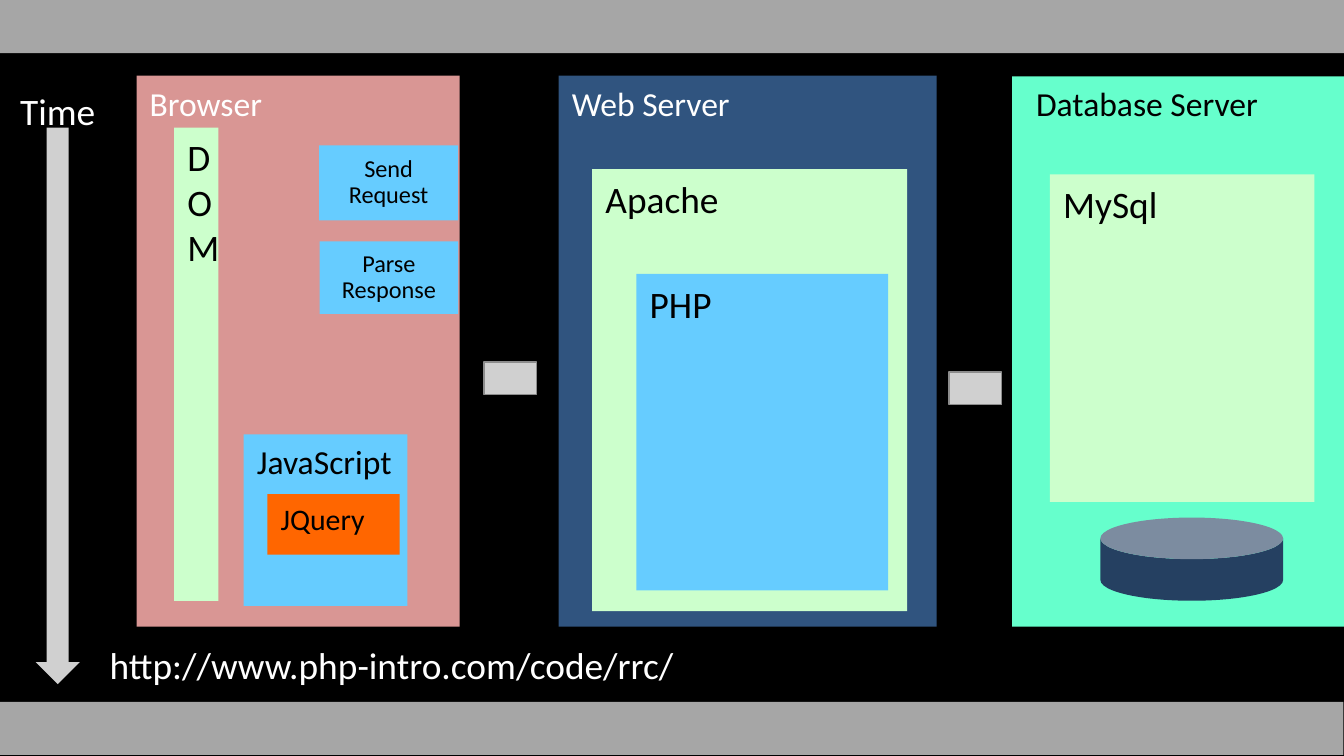
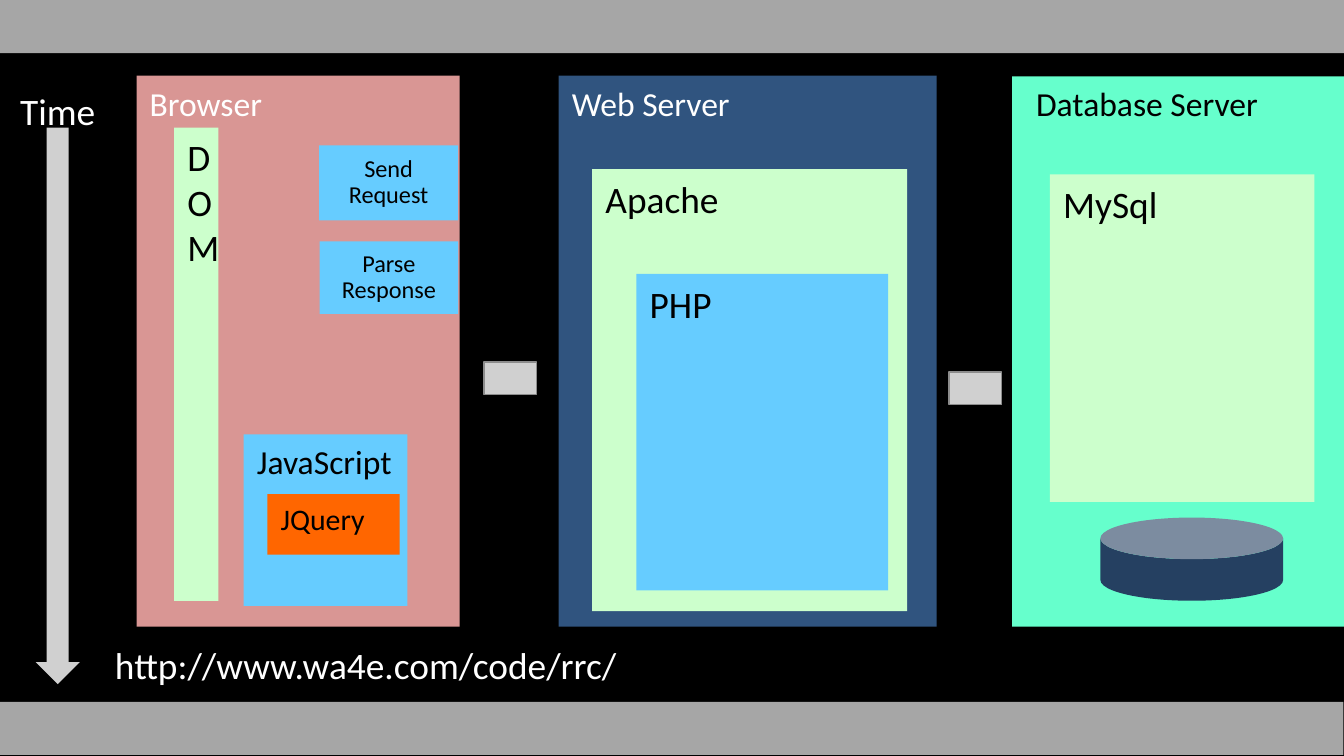
Before and after one commit to csev/wa4e, a slide deck: slide 3 of lectures/JS-05-Handlebars.ppt. Drawn at 1344x756 pixels with LibreOffice and Linux fonts; fonts in the diff are those of the drawing; grey boxes stand for pictures. Boxes give left, top, right and bottom in pixels: in the first picture for what was removed or moved away, otherwise in the second. Text is boxed around its words. In the diff, an @@ line names an element or a change of style, - is before the commit and + after.

```diff
--- a/lectures/JS-05-Handlebars.ppt
+++ b/lectures/JS-05-Handlebars.ppt
@@ text at (115, 653, 616, 685): text changed @@
-http://www.php-intro.com/code/rrc/
+http://www.wa4e.com/code/rrc/
```
Also in this commit, not shown: 1 other slide changed, 12 other files.
